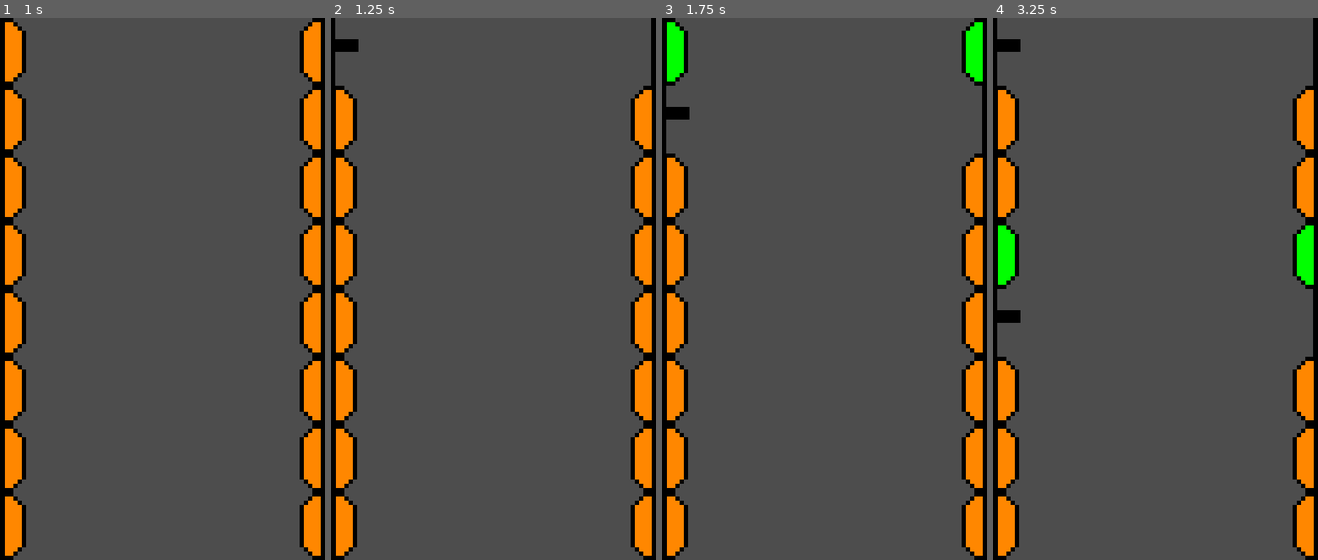
Above: before the commit, frames 1-4 (left to right).
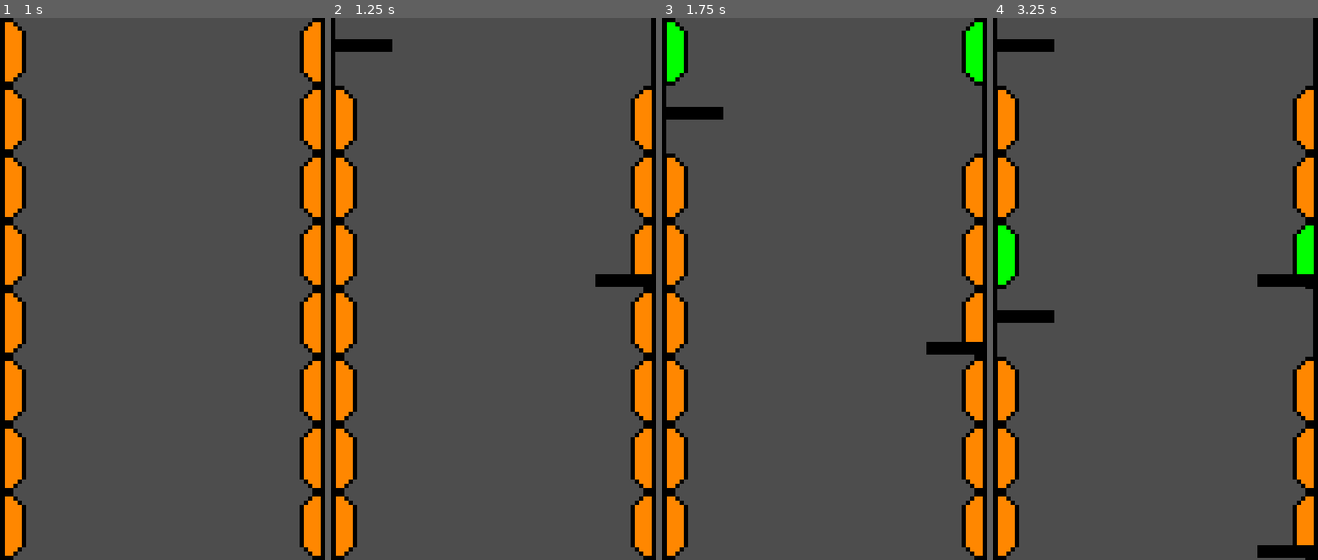
Above: after the commit, the same moments.

Repository: krazybaboon17/BounceBack
Game: Godot game, scene res://assets/main.tscn
Two runs of this game, one before a commit and one after it. Both use one fixed random seed, a clock stepped at 60 frames per second and the inputs below. The project has no main scene, so this scene is started directly.
Inputs:
- Up to frame 1 (1 s): hold Right (right) from 0.53 s (still down)
- Up to frame 2 (1.25 s): keep holding Right (right)
- Up to frame 3 (1.75 s): keep holding Right (right)
- Up to frame 4 (3.25 s): tap Enter at 2 s; release Right (right) at 2.03 s; hold Left (left) 2.03-2.78 s; hold Right (right) from 2.78 s (still down)

Frame 1 is identical in both runs. In frame 2, 0.6% of the frame differs, in the area x 8-99%, y 3-50%; in frame 3, 0.6%; in frame 4, 1.2%, in the area x 8-99%, y 3-100%.

Commit message:
fixed ts platforms

Diff:
--- a/assets/scenes/ground.tscn
+++ b/assets/scenes/ground.tscn
@@ -8,8 +8,9 @@
 [node name="Ground" type="Area2D" unique_id=1543745966]
 
 [node name="Sprite2D" type="Sprite2D" parent="." unique_id=1398289840]
+position = Vector2(48, 0)
 texture = ExtResource("1_dk3sc")
 
 [node name="CollisionShape2D" type="CollisionShape2D" parent="." unique_id=152642483]
-position = Vector2(0, 39)
+position = Vector2(48, 39)
 shape = SubResource("RectangleShape2D_mhvgj")
--- a/assets/scripts/main.gd
+++ b/assets/scripts/main.gd
@@ -5,6 +5,7 @@
 @export var rightSlime: PackedScene
 @export var groundNode: PackedScene
 var baseGround = preload("res://assets/scenes/base_ground.tscn")
+var rightGroundNode = preload("res://right_ground.tscn")
 var left_bouncer
 var left_slime
 var right_bouncer
@@ -68,7 +69,7 @@
 			right_slime.add_to_group("walls")
 			add_child(right_slime)
 		if (tiles[i] == "Ground"):
-			right_ground = groundNode.instantiate()
+			right_ground = rightGroundNode.instantiate()
 			right_ground.position = Vector2(1, 672 - (i * 96))
 			right_ground.add_to_group("walls")
 			add_child(right_ground)
--- /dev/null
+++ b/right_ground.tscn
@@ -0,0 +1,16 @@
+[gd_scene format=3 uid="uid://cgrfo0tn0vmaq"]
+
+[ext_resource type="Texture2D" uid="uid://ba1xgkngre7hk" path="res://assets/images/bottomPlatforn.png" id="1_5l64y"]
+
+[sub_resource type="RectangleShape2D" id="RectangleShape2D_o8qdo"]
+size = Vector2(96, 18)
+
+[node name="RightGround" type="Area2D" unique_id=945548765]
+
+[node name="BottomPlatform" type="Sprite2D" parent="." unique_id=443957819]
+position = Vector2(432, 333)
+texture = ExtResource("1_5l64y")
+
+[node name="CollisionShape2D" type="CollisionShape2D" parent="." unique_id=1613844785]
+position = Vector2(432, 372)
+shape = SubResource("RectangleShape2D_o8qdo")
